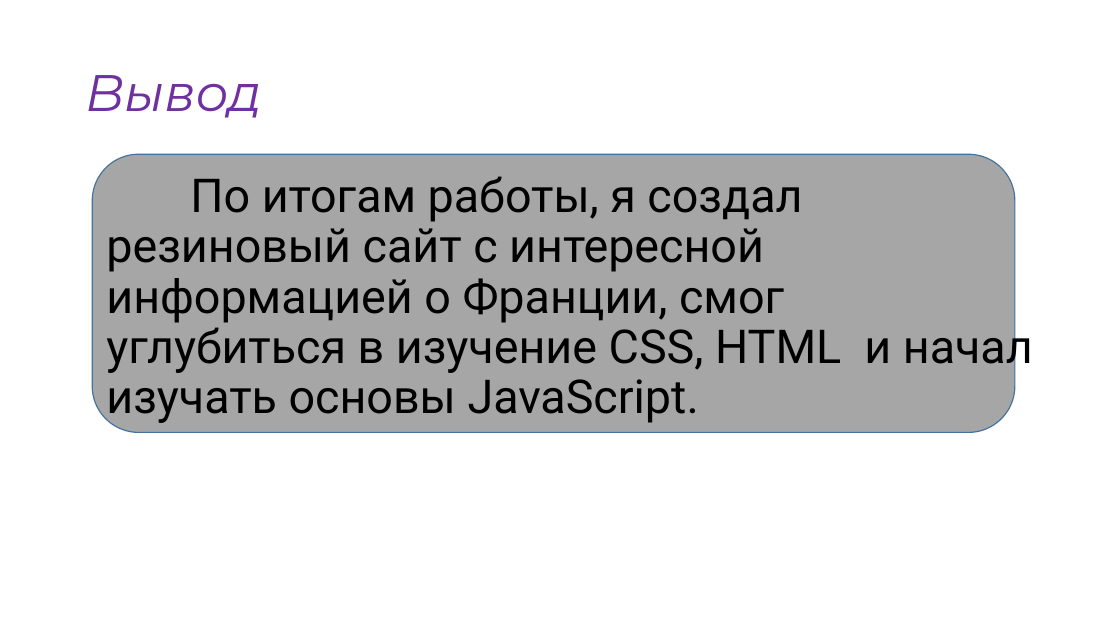
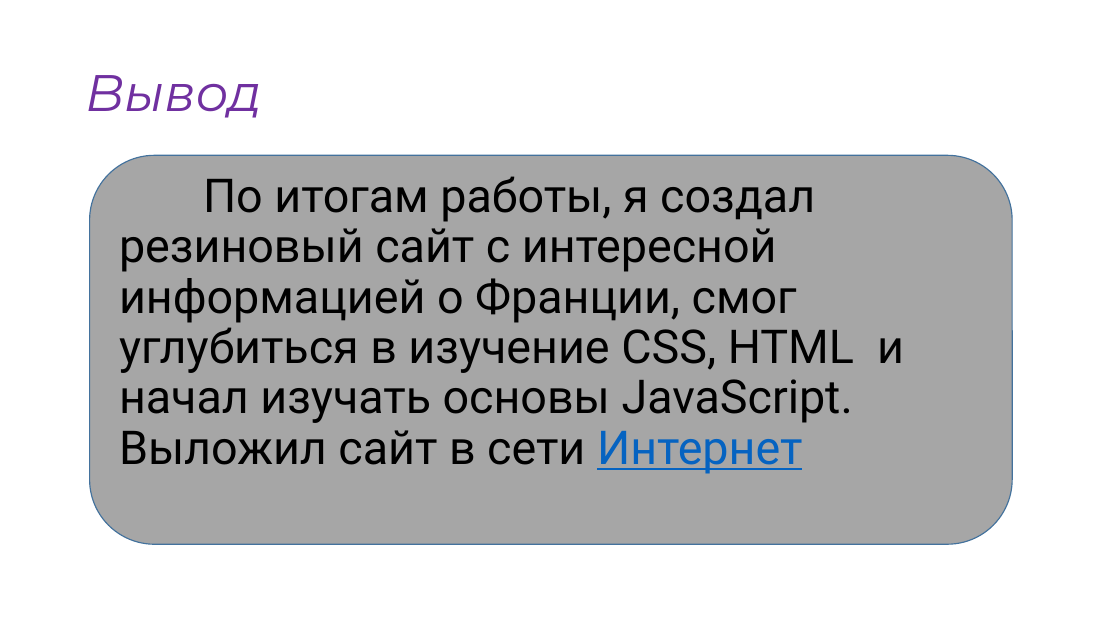
Before and after one commit to Bambukk/France.github.io, a slide deck: slide 9 of sait.pptx. Drawn at 1120x630 pixels with LibreOffice and Linux fonts; fonts in the diff are those of the drawing; background and template pictures are left out. Boxes give left, top, right and bottom in pixels: in the first picture for what was removed or moved away, otherwise in the second. Text is boxed around its words. In the diff, an @@ line names an element or a change of style, - is before the commit and + after.

```diff
--- a/sait.pptx
+++ b/sait.pptx
@@ rounded rectangle: place and size @@
-rounded rectangle at bbox=[92, 155, 1015, 433]
+rounded rectangle at bbox=[90, 155, 1012, 544]
@@ text at bbox=[119, 176, 904, 474]: text changed @@
-По итогам работы, я создал резиновый сайт с интересной информацией о Франции, смог углубиться в изучение CSS, HTML и начал изучать основы JavaScript.
+По итогам работы, я создал резиновый сайт с интересной информацией о Франции, смог углубиться в изучение CSS, HTML и начал изучать основы JavaScript. Выложил сайт в сети Интернет
```
Also in this commit, not shown: 1 other slide changed.
